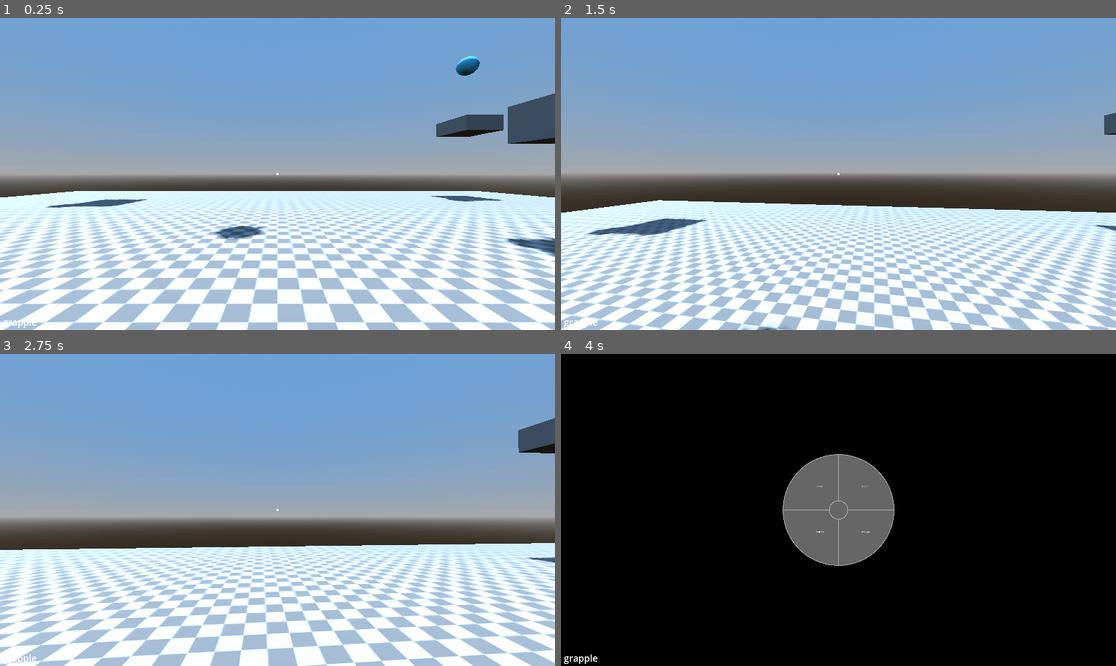
Above: before the commit, frames 1-4 (two rows, left to right).
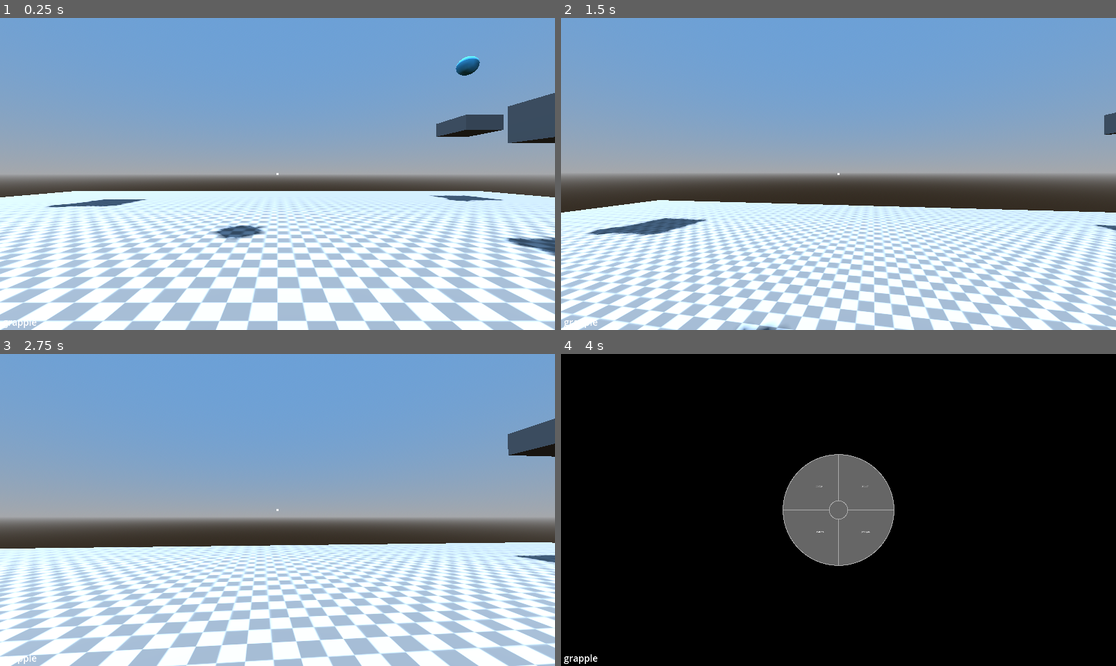
Above: after the commit, the same moments.

Repository: jwund7/game_testing
Game: Godot game, scene res://world/scenes/world.tscn
Two runs of this game, one before a commit and one after it. Both use one fixed random seed, a clock stepped at 60 frames per second and the inputs below.
Inputs (mouse positions are in pixels of both pictures, inside the frame that each line leads up to):
- Up to frame 1 (0.25 s): no input
- Up to frame 2 (1.5 s): tap Enter at 0.5 s; move the mouse to (866, 174) at 0.52 s; hold W (forward) from 0.53 s (still down); tap Ctrl (dodge) at 0.6 s; tap Space (jump) at 0.77 s; right-click (866, 174) at 0.8 s; move the mouse to (810, 174) at 1.27 s; right-click (810, 174) at 1.35 s
- Up to frame 3 (2.75 s): keep holding W (forward); tap Space (jump) at 1.52 s; tap Tab (ui_focus_next) at 1.55, 2.1 s; move the mouse to (288, 503) at 2.02 s; tap Ctrl (dodge) at 2.3 s
- Up to frame 4 (4 s): keep holding W (forward); move the mouse to (832, 516) at 2.77 s; tap , (change_env) at 2.85 s; tap Space (jump) at 3.02, 3.5, 3.77 s; right-click (832, 516) at 3.05 s; move the mouse to (877, 513) at 3.52 s; tap Ctrl (dodge) at 3.6 s; tap Tab (ui_focus_next) at 3.8 s

The runs differ from the first frame. In frame 1, 8.7% of the frame differs, in the area x 0-100%, y 12-100%; in frame 2, 6.7%; in frame 3, 24%, in the area x 0-100%, y 20-100%; in frame 4, nothing differs.

Commit message:
ability refactor
individual abilities are now contained in their own scripts instead of the same one
added an ability interface to allow future modular ability additions

Diff:
--- a/game_1/player/scenes/player.tscn
+++ b/game_1/player/scenes/player.tscn
@@ -69,7 +69,7 @@
 wait_time = 0.2
 
 [node name="LevitateTime" type="Timer" parent="AbilityController"]
-wait_time = 5.0
+wait_time = 10.0
 
 [node name="AbilityMenu" parent="AbilityController" instance=ExtResource("6_g6k8r")]
 
--- /dev/null
+++ b/game_1/player/scripts/abilities/ability_interface.gd
@@ -0,0 +1,8 @@
+@abstract
+class_name AbilityInterface extends RefCounted
+
+@abstract
+func handle_ability() -> void
+
+@abstract
+func ability_process(delta: float) -> void
--- /dev/null
+++ b/game_1/player/scripts/abilities/crouch_ability.gd
@@ -0,0 +1,60 @@
+extends AbilityInterface
+class_name CrouchAbility
+
+# nodes used in crouch functions
+var player: Player
+var collision: CollisionShape3D
+
+# ability variables
+@export var is_crouched: bool = false
+var base_crouch_cooldown: float = 1.5
+var crouch_cooldown: float = 0.0
+var base_height: float = 1.8
+var crouch_height: float = 0.4
+var crouch_progress: float
+
+func _init(p: Player, coll: CollisionShape3D) -> void:
+	# set paths to necessary nodes
+	player = p
+	collision = coll
+
+func handle_ability() -> void:
+	# only allow ability use if player is on floor and cooldown is off
+	if player.is_on_floor() and crouch_cooldown < 0:
+		# start uncrouch
+		if is_crouched:
+			# uncrouch and start cooldown
+			stop_crouch()
+		elif not is_crouched:
+			# crouch and start cooldown
+			is_crouched = true
+			crouch_cooldown = base_crouch_cooldown
+
+func ability_process(delta: float) -> void:
+	# run timer for crouch ability cooldown
+	if crouch_cooldown >= 0:
+		crouch_cooldown -= delta
+	# handle crouching animation speed
+	# keep crouch_time between 0.0 and 1.0, going up or down depending on is_crouched
+	if crouch_progress <= 1.0 and is_crouched:
+		crouch_progress += delta
+	elif crouch_progress >= 0.0 and not is_crouched:
+		crouch_progress -= delta
+	# cancel uncrouch if player collides with something
+	if player.is_on_ceiling() and crouch_progress > 0:
+		is_crouched = true
+	# linear interpolation of collision shape using crouch_time as weight
+	# (e.g. crouch_time = 0.0 -> fully at base_height)
+	collision.shape.height = lerp(base_height, crouch_height, crouch_progress)
+
+#func can_uncrouch() -> bool:
+	# check if any environment obstacles exist above player
+	# found a different solution since this sometimes randomly just doesn't work
+	# would work better than current solution if it could be implemented successfully
+	#print(uncrouch_check.get_overlapping_bodies())
+	#return len(uncrouch_check.get_overlapping_bodies()) <= 0
+
+func stop_crouch() -> void:
+	# uncrouch and start cooldown
+	is_crouched = false
+	crouch_cooldown = base_crouch_cooldown
--- /dev/null
+++ b/game_1/player/scripts/abilities/dodge_ability.gd
@@ -0,0 +1,51 @@
+extends AbilityInterface
+class_name DodgeAbility
+
+# nodes used in dodge functions
+var player: Player
+var dodge_timer: Timer
+
+# ability variables
+@export var is_dodging: bool = false
+var base_dodge_cooldown: float = 1.0
+var dodge_cooldown: float = 0.0
+var dodge_time: float = 0.2
+var dodge_power: float = 20.0
+
+func _init(p: Player, timer: Timer) -> void:
+	# set paths to necessary nodes
+	player = p
+	dodge_timer = timer
+	dodge_timer.timeout.connect(stop_dodge)
+
+func handle_ability() -> void:
+	# only allow use if cooldown is off
+	if dodge_cooldown < 0:
+		# get the player's current input direction vector w.r.t. the direction they are looking
+		var input_dir := Input.get_vector("left", "right", "forward", "backward")
+		var direction := (player.cam_mount.transform.basis * Vector3(input_dir.x, 0, input_dir.y)).normalized()
+		# only count a "dodge" if the player is holding a direction
+		if direction.length() > 0:
+			# set dodging to true and start timers
+			is_dodging = true
+			dodge_cooldown = base_dodge_cooldown
+			dodge_time = 0.2
+			dodge_timer.wait_time = dodge_time
+			dodge_timer.start()
+			# set (not add) velocity of player
+			player.velocity = direction * dodge_power
+
+func ability_process(delta: float) -> void:
+	# run timer for dodge length and interpolate velocity to prevent instant stop
+	if dodge_time >= 0:
+		dodge_time -= delta
+		# linear interpolation of velocity with time spent dodging as weight
+		player.velocity = player.velocity.lerp(Vector3(0,0,0), dodge_time)
+	# run timer for dodge cooldown
+	if dodge_cooldown >= 0:
+		dodge_cooldown -= delta
+
+func stop_dodge() -> void:
+	# end the dodge when timer runs out
+	is_dodging = false
+	dodge_timer.stop()
--- /dev/null
+++ b/game_1/player/scripts/abilities/grapple_ability.gd
@@ -0,0 +1,81 @@
+extends AbilityInterface
+class_name GrappleAbility
+
+# nodes used in grapple functions
+var player: Player
+var grapple_timeout: Timer
+var raycast: RayCast3D
+var rope: Node3D
+var grapple_indicator: RichTextLabel
+
+# ability variables
+@export var is_grappling: bool = false
+var target_point: Vector3
+var grapple_time: float
+var grapple_speed: float = 200.0
+var release_length: float = 1.0
+
+func _init(p: Player, timer: Timer, ray: RayCast3D, r: Node3D, indicator: RichTextLabel) -> void:
+	# set paths to necessary nodes
+	player = p
+	grapple_timeout = timer
+	raycast = ray
+	rope = r
+	grapple_indicator = indicator
+	grapple_timeout.timeout.connect(_grapple_release)
+
+func handle_ability():
+	var grapple_point = raycast.get_collider()
+	# ensure aimed collider is a grapple point
+	if raycast.is_colliding() and grapple_point is GrapplePoint:
+		target_point = grapple_point.global_position
+		is_grappling = true
+		# create a timeout to prevent getting stuck infinitely
+		grapple_timeout.start()
+
+func ability_process(delta: float) -> void:
+	# display the grapple reticle if a grapple point is hovered
+	if raycast.is_colliding() and raycast.get_collider() is GrapplePoint:
+		grapple_indicator.visible = true
+	else:
+		grapple_indicator.visible = false
+
+	# attempt grappled launch when button is pressed
+	if not is_grappling:
+		grapple_time = 0.0
+	# handle movement if launch has occurred
+	if is_grappling:
+		# get grapple direction and distance
+		var direction: Vector3 = player.global_position.direction_to(target_point)
+		var distance: float = player.global_position.distance_to(target_point)
+
+		# get the length between the distance from the target and the intended grapple release length
+		var displacement: float = distance - release_length
+		var grapple_force: Vector3
+		# set grapple force if further movement is required
+		if displacement > 0:
+			grapple_force = direction * grapple_speed * sqrt(4 * displacement)
+		# if the release length has been reached, release grapple
+		else:
+			_grapple_release()
+
+		# set player velocity while grappling using linear interpolation for smoothing
+		grapple_time += delta
+		player.velocity = player.velocity.lerp(grapple_force * delta, 0.5*grapple_time)
+	_update_rope()
+
+func _update_rope():
+	# do not display rope if grappling is not occurring
+	if not is_grappling:
+		rope.visible = false
+		return
+	rope.visible = true
+	var distance: float = player.global_position.distance_to(target_point)
+	rope.look_at(target_point)
+	# scale rope in its z direction based on distance from grappled point
+	rope.scale = Vector3(1, 1, distance)
+
+func _grapple_release():
+	# release grapple
+	is_grappling = false
+	grapple_timeout.stop()
--- /dev/null
+++ b/game_1/player/scripts/abilities/levitate_ability.gd
@@ -0,0 +1,50 @@
+extends AbilityInterface
+class_name LevitateAbility
+
+# nodes used in levitate functions
+var player: Player
+var levitate_timer: Timer
+
+# ability variables
+@export var is_levitating: bool = false
+var start_height: float
+var end_height: float
+var ascent_time: float = 1.0
+var levitate_height: float = 2.0
+var levitate_time: float = 10.0
+
+func _init(p: Player, timer: Timer) -> void:
+	# set paths to necessary nodes
+	player = p
+	levitate_timer = timer
+	levitate_timer.timeout.connect(stop_levitate)
+
+func handle_ability() -> void:
+	# only allow ability use if player is on floor
+	if player.is_on_floor():
+		ascent_time = 0
+		# get positions for beginning and intended heights
+		start_height = player.position.y
+		end_height = start_height + levitate_height
+		is_levitating = true
+		levitate_timer.wait_time = levitate_time
+		levitate_timer.start()
+	# cancel levitate if in the air
+	elif is_levitating and ascent_time >= 1.0:
+		stop_levitate()
+
+func ability_process(delta: float) -> void:
+	# run timer for length of ascent
+	if ascent_time < 1.0:
+		ascent_time += delta
+		# linear interpolation of y position using ascent_time as weight
+		player.position.y = lerp(start_height, end_height, ascent_time)
+		# stop upward movement if player collides with something
+		if player.is_on_ceiling():
+			end_height = player.position.y
+			ascent_time = 1.0
+
+func stop_levitate() -> void:
+	# end levitate when timer runs out
+	is_levitating = false
+	levitate_timer.stop()
--- a/game_1/player/scripts/ability_controller.gd
+++ b/game_1/player/scripts/ability_controller.gd
@@ -1,59 +1,48 @@
 extends Node
 
+# general nodes required for ability function
 @onready var player: Player = $".."
+@onready var ability_indicator: RichTextLabel = $AbilityIndicator
+@onready var ability_menu: Control = $AbilityMenu
+# nodes required for crouch ability
 @onready var collision: CollisionShape3D = $"../CollisionShape3D"
 @onready var uncrouch_check: Area3D = $"../UncrouchCheck"
-@onready var ability_menu: Control = $AbilityMenu
+# nodes required for dodge ability
 @onready var dodge_timer: Timer = $DodgeTime
+# nodes required for levitate ability
 @onready var levitate_timer: Timer = $LevitateTime
+# nodes required for grapple ability
 @onready var grapple_timeout: Timer = $GrappleTimeout
 @onready var ray: RayCast3D = $"../Head/PlayerCam/RayCast3D"
-@onready var rope = $"../Head/PlayerCam/Rope"
+@onready var rope: Node3D = $"../Head/PlayerCam/Rope"
 @onready var grapple_indicator: RichTextLabel = $GrappleIndicator
-@onready var ability_indicator: RichTextLabel = $AbilityIndicator
 
 var selected_ability: String
 
-# crouch ability variables
+# ability variables
 @export var is_crouched: bool = false
-var base_crouch_cooldown: float = 1.5
-var crouch_cooldown: float = 0.0
-var base_height: float = 1.8
-var crouch_height: float = 0.4
-var crouch_time: float
+@export var is_dodging: bool = false
+@export var is_levitating: bool = false
+@export var is_grappling: bool = false
 
-# dodge ability variables
-@export var is_dodging: bool = false
-var base_dodge_cooldown: float = 1.0
-var dodge_cooldown: float = 0.0
-var dodge_time: float = 0.2
-var dodge_power: float = 20.0
-
-# levitate ability variables
-@export var is_levitating: bool = false
-var start_height: float
-var end_height: float
-var ascent_time: float = 1.0
-var levitate_height: float = 2.0
-var levitate_time: float = 10.0
-
-# grapple ability variables
-@export var is_grappling: bool = false
-var target_point: Vector3
-var grapple_time: float
-var grapple_speed: float = 200.0
-var release_length: float = 1.0
+# ability objects
+var crouch_ability: CrouchAbility
+var dodge_ability: DodgeAbility
+var levitate_ability: LevitateAbility
+var grapple_ability: GrappleAbility
 
 # menu variables
 var select_open: bool = false
-var ability_timer: float = 1.0
+var ability_timer: float = 0.0
 
 func _ready() -> void:
-	# start game using dodge ability
+	# start game using grapple ability
 	selected_ability = "grapple"
-	dodge_timer.timeout.connect(stop_dodge)
-	levitate_timer.timeout.connect(stop_levitate)
-	grapple_timeout.timeout.connect(_grapple_release)
+	# create ability class objects
+	crouch_ability = CrouchAbility.new(player, collision)
+	dodge_ability = DodgeAbility.new(player, dodge_timer)
+	levitate_ability = LevitateAbility.new(player, dodge_timer)
+	grapple_ability = GrappleAbility.new(player, grapple_timeout, ray, rope, grapple_indicator)
 
 func _physics_process(delta: float) -> void:
 	# change ability indicator to current ability
@@ -71,7 +60,7 @@
 	if selected_ability == "grapple":
 		_grapple_process(delta)
 	# run ability switch cooldown
-	if ability_timer >= 0:
+	if ability_timer > 0:
 		ability_timer -= delta
 		# temporarily continue every process function to finish canceling abilities
 		_crouch_process(delta)
@@ -81,14 +70,15 @@
 
 func _unhandled_input(_event: InputEvent) -> void:
 	# handle selection wheel opening and closing
-	var switch_restricted: bool = is_crouched or is_dodging or is_levitating or is_grappling
+	var crouch_check: bool = crouch_ability.crouch_progress > 0
+	var switch_restricted: bool = crouch_check or is_dodging or is_levitating or is_grappling
 	# only allow wheel opening if no abilities are active
 	if Input.is_action_just_pressed("ui_focus_next") and not switch_restricted:
 		select_open = true
 		ability_menu.open()
 	if Input.is_action_just_released("ui_focus_next"):
 		# start a cooldown since abilities have just been switched
-		ability_timer = crouch_time + dodge_time + grapple_time
+		ability_timer = crouch_ability.crouch_progress + dodge_ability.dodge_time + grapple_ability.grapple_time
 		# get the currently used ability
 		var current_ability: String = selected_ability
 		select_open = false
@@ -98,175 +88,29 @@
 			selected_ability = current_ability
 
 	# handle ability usage
-	if Input.is_action_just_pressed("movement_ability") and not select_open and ability_timer < 0:
+	if Input.is_action_just_pressed("movement_ability") and not select_open and ability_timer <= 0:
 		if selected_ability == "crouch":
-			_handle_crouch()
+			crouch_ability.handle_ability()
 		if selected_ability == "dodge":
-			_handle_dodge()
+			dodge_ability.handle_ability()
 		if selected_ability == "levitate":
-			_handle_levitate()
+			levitate_ability.handle_ability()
 		if selected_ability == "grapple" and not is_grappling:
-			_handle_grapple()
+			grapple_ability.handle_ability()
 
-## ----- CROUCH -----
-func _handle_crouch() -> void:
-	# only allow ability use if player is on floor and cooldown is off
-	if player.is_on_floor() and crouch_cooldown < 0:
-		# start uncrouch
-		if is_crouched:
-			# uncrouch and start cooldown
-			stop_crouch()
-		elif not is_crouched:
-			# crouch and start cooldown
-			is_crouched = true
-			crouch_cooldown = base_crouch_cooldown
-
+# each function below runs its respective process and pass through its ability active variable
 func _crouch_process(delta: float) -> void:
-	# run timer for crouch ability cooldown
-	if crouch_cooldown >= 0:
-		crouch_cooldown -= delta
-	# handle crouching animation speed
-	# keep crouch_time between 0.0 and 1.0, going up or down depending on is_crouched
-	if crouch_time <= 1.0 and is_crouched:
-		crouch_time += delta
-	elif crouch_time >= 0.0 and not is_crouched:
-		crouch_time -= delta
-	# cancel uncrouch if player collides with something
-	if player.is_on_ceiling():
-		is_crouched = true
-	# linear interpolation of collision shape using crouch_time as weight
-	# (e.g. crouch_time = 0.0 -> fully at base_height)
-	collision.shape.height = lerp(base_height, crouch_height, crouch_time)
-
-func can_uncrouch() -> bool:
-	# check if any environment obstacles exist above player
-	# found a different solution since this sometimes randomly just doesn't work
-	#print(uncrouch_check.get_overlapping_bodies())
-	#return len(uncrouch_check.get_overlapping_bodies()) <= 0
-	return true
-
-func stop_crouch() -> void:
-	# uncrouch and start cooldown
-	is_crouched = false
-	crouch_cooldown = base_crouch_cooldown
-
-## ----- DODGE -----
-func _handle_dodge() -> void:
-	# only allow use if cooldown is off
-	if dodge_cooldown < 0:
-		# get the player's current input direction vector w.r.t. the direction they are looking
-		var input_dir := Input.get_vector("left", "right", "forward", "backward")
-		var direction := (player.cam_mount.transform.basis * Vector3(input_dir.x, 0, input_dir.y)).normalized()
-		# only count a "dodge" if the player is holding a direction
-		if direction.length() > 0:
-			# set dodging to true and start timers
-			is_dodging = true
-			dodge_cooldown = base_dodge_cooldown
-			dodge_time = 0.2
-			dodge_timer.wait_time = dodge_time
-			dodge_timer.start()
-			# set (not add) velocity of player
-			player.velocity = direction * dodge_power
+	crouch_ability.ability_process(delta)
+	is_crouched = crouch_ability.is_crouched
 
 func _dodge_process(delta: float) -> void:
-	# run timer for dodge length and interpolate velocity to prevent instant stop
-	if dodge_time >= 0:
-		dodge_time -= delta
-		# linear interpolation of velocity with time spent dodging as weight
-		player.velocity = player.velocity.lerp(Vector3(0,0,0), dodge_time)
-	# run timer for dodge cooldown
-	if dodge_cooldown >= 0:
-		dodge_cooldown -= delta
-
-func stop_dodge() -> void:
-	# end the dodge when timer runs out
-	is_dodging = false
-	dodge_timer.stop()
-
-## ----- LEVITATE -----
-func _handle_levitate() -> void:
-	# only allow ability use if player is on floor
-	if player.is_on_floor():
-		ascent_time = 0
-		# get positions for beginning and intended heights
-		start_height = player.position.y
-		end_height = start_height + levitate_height
-		is_levitating = true
-		levitate_timer.wait_time = levitate_time
-		levitate_timer.start()
-	# cancel levitate if in the air
-	elif is_levitating and ascent_time >= 1.0:
-		stop_levitate()
+	dodge_ability.ability_process(delta)
+	is_dodging = dodge_ability.is_dodging
 
 func _levitate_process(delta: float) -> void:
-	# run timer for length of ascent
-	if ascent_time < 1.0:
-		ascent_time += delta
-		# linear interpolation of y position using ascent_time as weight
-		player.position.y = lerp(start_height, end_height, ascent_time)
-		# stop upward movement if player collides with something
-		if player.is_on_ceiling():
-			end_height = player.position.y
-			ascent_time = 1.0
-
-func stop_levitate() -> void:
-	# end levitate when timer runs out
-	is_levitating = false
-	levitate_timer.stop()
-
-## ----- GRAPPLE -----
-func _handle_grapple():
-	var grapple_point = ray.get_collider()
-	# ensure aimed collider is a grapple point
-	if ray.is_colliding() and grapple_point is GrapplePoint:
-		target_point = grapple_point.global_position
-		is_grappling = true
-		# create a timeout to prevent getting stuck infinitely
-		grapple_timeout.start()
+	levitate_ability.ability_process(delta)
+	is_levitating = levitate_ability.is_levitating
 
 func _grapple_process(delta: float) -> void:
-	# display the grapple reticle if a grapple point is hovered
-	if ray.is_colliding() and ray.get_collider() is GrapplePoint:
-		grapple_indicator.visible = true
-	else:
-		grapple_indicator.visible = false
-
-	# attempt grappled launch when button is pressed
-	if not is_grappling:
-		grapple_time = 0.0
-	# handle movement if launch has occurred
-	if is_grappling:
-		# get grapple direction and distance
-		var direction: Vector3 = player.global_position.direction_to(target_point)
-		var distance: float = player.global_position.distance_to(target_point)
-
-		# get the length between the distance from the target and the intended grapple release length
-		var displacement: float = distance - release_length
-		var grapple_force: Vector3
-		# set grapple force if further movement is required
-		if displacement > 0:
-			grapple_force = direction * grapple_speed * sqrt(4 * displacement)
-		# if the release length has been reached, release grapple
-		else:
-			_grapple_release()
-
-		# set player velocity while grappling using linear interpolation for smoothing
-		grapple_time += delta
-		player.velocity = player.velocity.lerp(grapple_force * delta, 0.5*grapple_time)
-	update_rope()
-
-func update_rope():
-	# do not display rope if grappling is not occurring
-	if not is_grappling:
-		rope.visible = false
-		return
-	rope.visible = true
-	var distance: float = player.global_position.distance_to(target_point)
-	rope.look_at(target_point)
-	# scale rope in its z direction based on distance from grappled point
-	rope.scale = Vector3(1, 1, distance)
-
-func _grapple_release():
-	# release grapple
-	is_grappling = false
-	grapple_timeout.stop()
+	grapple_ability.ability_process(delta)
+	is_grappling = grapple_ability.is_grappling
Not shown, added: game_1/player/scripts/abilities/ability_interface.gd.uid
Not shown, added: game_1/player/scripts/abilities/crouch_ability.gd.uid
Not shown, added: game_1/player/scripts/abilities/dodge_ability.gd.uid
Not shown, added: game_1/player/scripts/abilities/grapple_ability.gd.uid
Not shown, added: game_1/player/scripts/abilities/levitate_ability.gd.uid
